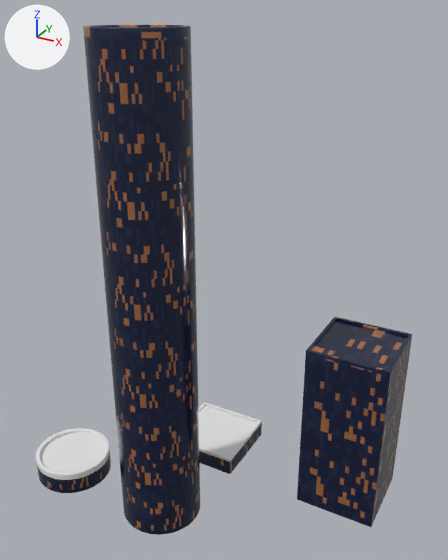
An edit to the Blender file 2019_2020/space_force_trailer/assets/generative_building/building.blend, drawn before and after from the same camera.
Before and after are seen from a camera (50 mm lens) standing at (3.44, -13.06, 11.89) and looking at (-3.31, -0.8, 5.75). Lighting does not change. The marker at upper left points along +X, +Y and +Z.

The scene before the commit, as lines of its bpy script (objects in view):
```python
ob_cube = bpy.data.objects.new('Cube', me_cube_002)
ob_cube.location = (0.0, 0.0, 1.0)
ob_cube_001 = bpy.data.objects.new('Cube.001', me_cube_000)
ob_cube_001.location = (-4.0, 0.0, 1.0)
ob_cylinder = bpy.data.objects.new('Cylinder', me_cylinder)
ob_cylinder.location = (-4.0, -2.88, 1.0)
ob_cylinder_001 = bpy.data.objects.new('Cylinder.001', me_cylinder_001)
ob_cylinder_001.location = (-6.95, -2.88, 1.0)
```
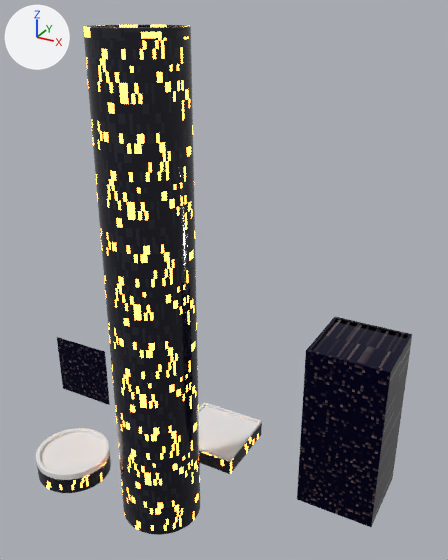
Where the change shows, as pixel boxes [x1, y1, x2, y2] in the pictures (448 x 560 px):
'Cylinder', recoloured: [83, 25, 200, 535] in both
'Cube', recoloured, surface changed (blue to black): [297, 317, 412, 527] in both
'Plane.001', added: after [57, 337, 110, 405]
part 1 of me_cube_000, recoloured (blue to black): [199, 338, 412, 474] in both
part 2 of me_cylinder_001, recoloured: [37, 453, 111, 493] in both
part 3 of me_cube_002, recoloured (blue to black): [297, 369, 406, 527] in both

Edits to the bpy script that builds the scene:
```text
Add img_untitled:
    img_untitled = load_image('Untitled', '_unpacked/2019_2020', 1024, 1024, 'sRGB')
Add ng_hit:
    ng_hit = bpy.data.node_groups.new('Hit', 'ShaderNodeTree')
    # nodes: Group, Math, VectorMath
    # colours: white #e7e7e7
Add ng_scalecolorvector:
    ng_scalecolorvector = bpy.data.node_groups.new('ScaleColorVector', 'ShaderNodeTree')
    # nodes: CombineColor, Math, SeparateColor
    # colours: black #000000, white #e7e7e7
Add ng_calcr:
    ng_calcr = bpy.data.node_groups.new('CalcR', 'ShaderNodeTree')
    # nodes: Math, SeparateXYZ
Add ng_tiler:
    ng_tiler = bpy.data.node_groups.new('Tiler', 'ShaderNodeTree')
    # nodes: CombineXYZ, Mapping, Math, SeparateXYZ
Add mat_buildingfacade_001:
    mat_buildingfacade_001 = bpy.data.materials.new('BuildingFacade.001')
    # colours: white #ffffff, black #000000, black #282828, yellow #ffc741, black #0a0a0a, dark blue #13113b
    # uses the picture img_untitled
Add mat_buildingfacade_000:
    mat_buildingfacade_000 = bpy.data.materials.new('BuildingFacade.000')
    # nodes: BsdfPrincipled, Bump, CombineXYZ, Emission, Mapping, Math, MixShader, OutputMaterial, SeparateXYZ, TexCoord, TexNoise, ValToRGB, VectorMath
    # colours: black #000000, white #ffffff, black #212121, dark grey #5e5e5e, black #22232d, black #0f0e1f, orange #cc8531, white #eeeeee
Change me_cube_000:
    where me_cube_000.from_pydata(...)  # 20 vertices, 17 faces; spans x -1.0..1.0, y -1.0..1.0, z -1.0..-0.48
    used by ob_cube_001; location = (-4.0, 0.0, 1.0)
    me_cube_000 part 1: all 4 faces that had it switch from mat_building_facade to mat_buildingfacade_000
Change me_cylinder_001:
    where me_cylinder_001.from_pydata(...)  # 192 vertices, 161 faces; spans x -1.0..1.0, y -1.0..1.0, z -1.0..-0.37
    used by ob_cylinder_001; location = (-6.95, -2.88, 1.0)
    me_cylinder_001 part 2: all 32 faces that had it switch from mat_building_facade to mat_buildingfacade_000
Change me_cylinder:
    where me_cylinder.from_pydata(...)  # 64 vertices, 32 faces; spans x -1.0..1.0, y -1.0..1.0, z -1.0..1.19
    remove me_cylinder.materials.append(mat_building_facade)
    add me_cylinder.materials.append(mat_buildingfacade_000)
Change me_cube_002:
    where me_cube_002.from_pydata(...)  # 8 vertices, 4 faces; spans x -1.0..1.0, y -1.0..1.0, z -1.0..1.0
    used by ob_cube; location = (0.0, 0.0, 1.0)
    me_cube_002 part 3: 4 faces spanning x -1.0..1.0, y -1.0..1.0, z -1.0..1.0 switch from mat_building_facade to mat_buildingfacade_001
Add me_plane_001:
    me_plane_001.from_pydata(...)  # 4 vertices, 1 face; spans x -1.0..1.0, y 0.0, z -1.0..1.0
    me_plane_001.materials.append(mat_buildingfacade_001)
Add ob_plane_001:
    ob_plane_001 = bpy.data.objects.new('Plane.001', me_plane_001)
    ob_plane_001.location = (-9.0, 0.0, 1.0)
```
